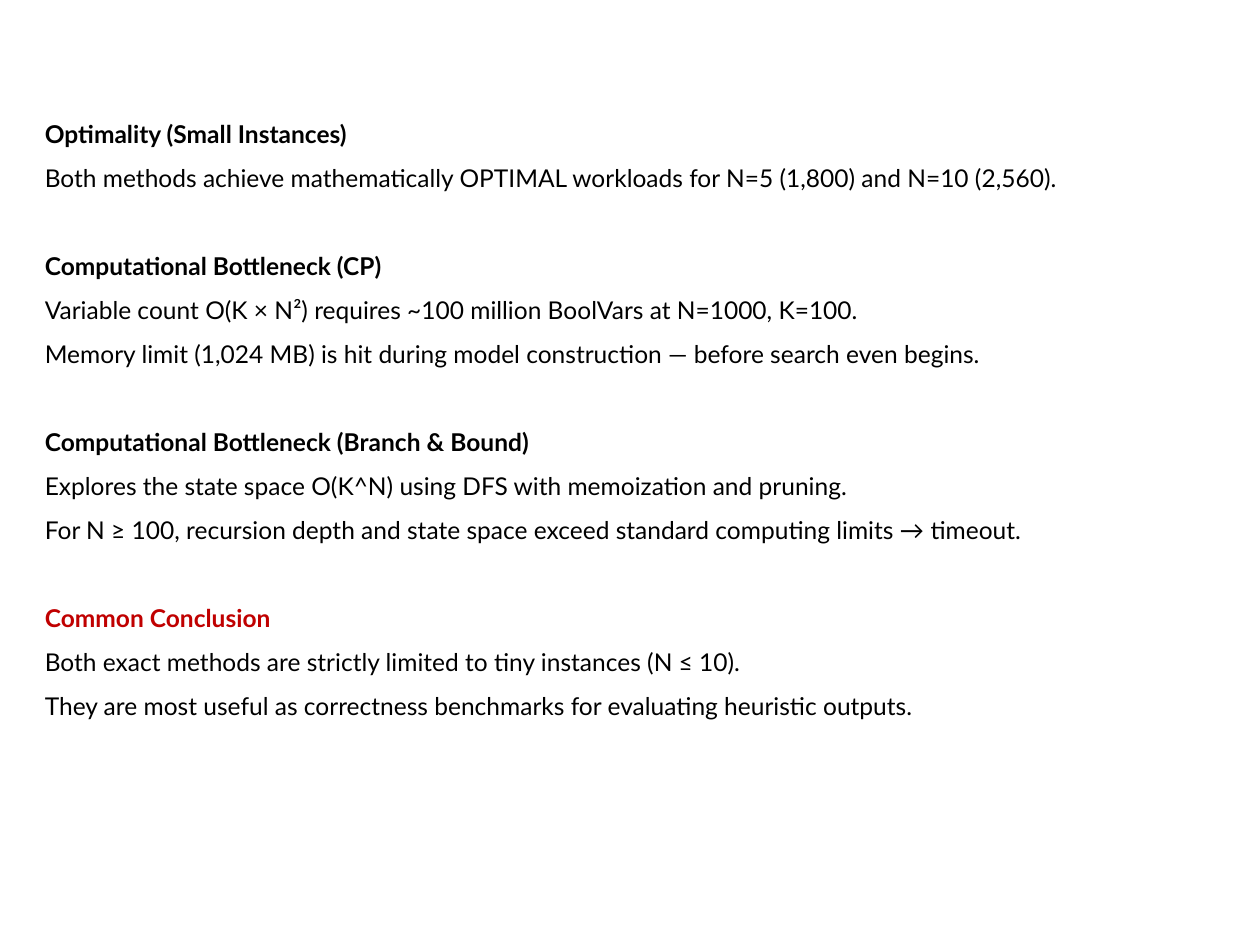
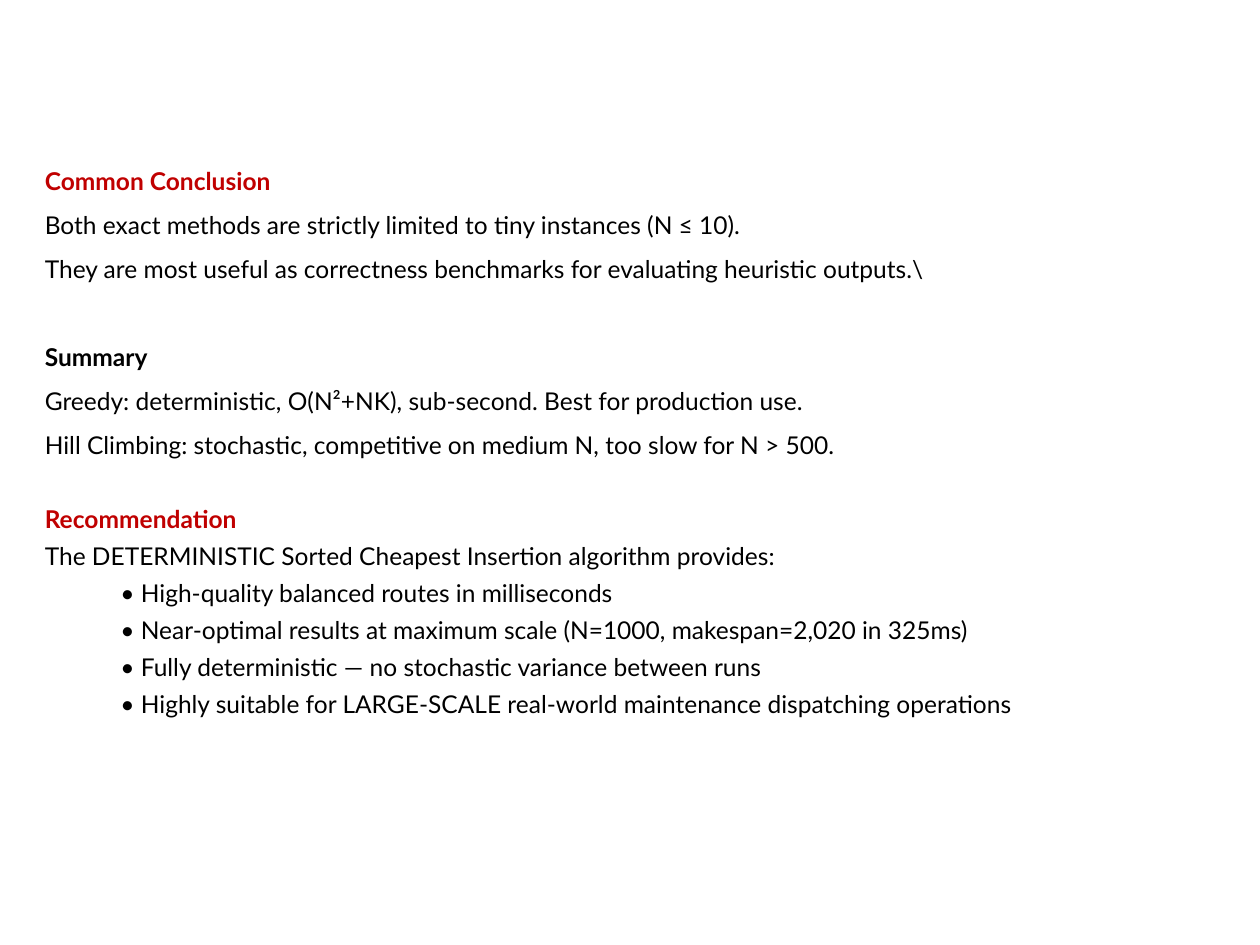
Before and after one commit to meeGit-dpm/167686_Project_Optimization, a slide deck: slide 36 of Report/FundOptG5.pptx (slide 37 before the commit). Drawn at 1260x945 pixels with LibreOffice and Linux fonts; fonts in the diff are those of the drawing; background and template pictures are left out. Boxes give left, top, right and bottom in pixels: in the first picture for what was removed or moved away, otherwise in the second. Text is boxed around its words. In the diff, an @@ line names an element or a change of style, - is before the commit and + after.

```diff
--- a/Report/FundOptG5.pptx
+++ b/Report/FundOptG5.pptx
@@ text at (45,124,1056,544): paragraphs removed @@
-Optimality (Small Instances)
-Both methods achieve mathematically OPTIMAL workloads for N=5 (1,800) and N=10 (2,560).
-Computational Bottleneck (CP)
-Variable count O(K × N²) requires ~100 million BoolVars at N=1000, K=100.
-Memory limit (1,024 MB) is hit during model construction — before search even begins.
-Computational Bottleneck (Branch & Bound)
-Explores the state space O(K^N) using DFS with memoization and pruning.
-For N ≥ 100, recursion depth and state space exceed standard computing limits → timeout.
@@ title at (150,171,271,191): text changed @@
-7.3 Analysis — CP & Branch and Bound
+7.3 Conclusion
@@ text at (45,260,1011,718): text changed @@
-They are most useful as correctness benchmarks for evaluating heuristic outputs.
+They are most useful as correctness benchmarks for evaluating heuristic outputs.\
+Summary
+Greedy: deterministic, O(N²+NK), sub-second. Best for production use.
+Hill Climbing: stochastic, competitive on medium N, too slow for N > 500.
+Recommendation
+The DETERMINISTIC Sorted Cheapest Insertion algorithm provides:
+• High-quality balanced routes in milliseconds
+• Near-optimal results at maximum scale (N=1000, makespan=2,020 in 325ms)
+• Fully deterministic — no stochastic variance between runs
+• Highly suitable for LARGE-SCALE real-world maintenance dispatching operations
```
Also in this commit, not shown: 22 other slides changed, 4 slides removed.
